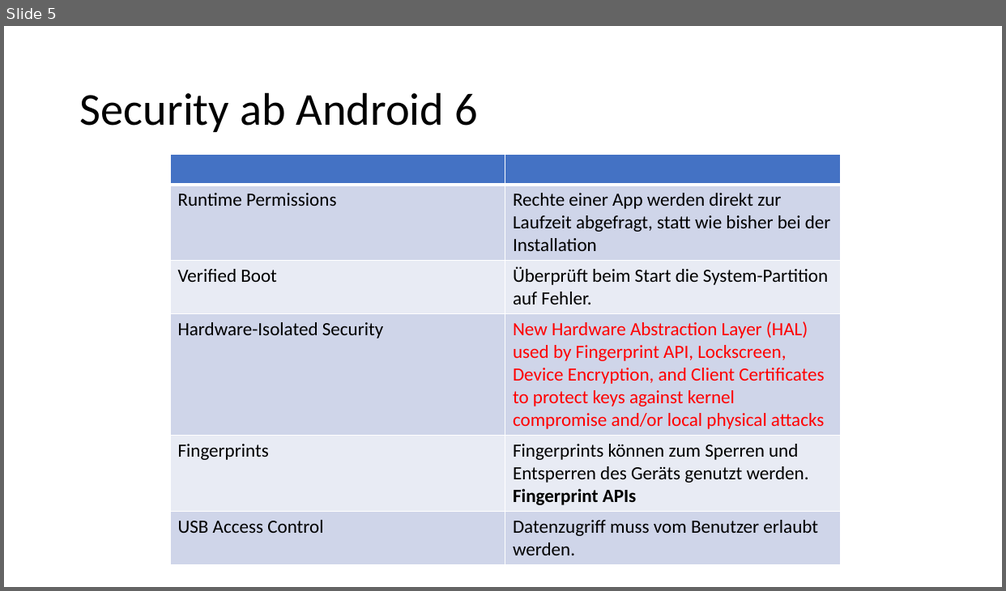
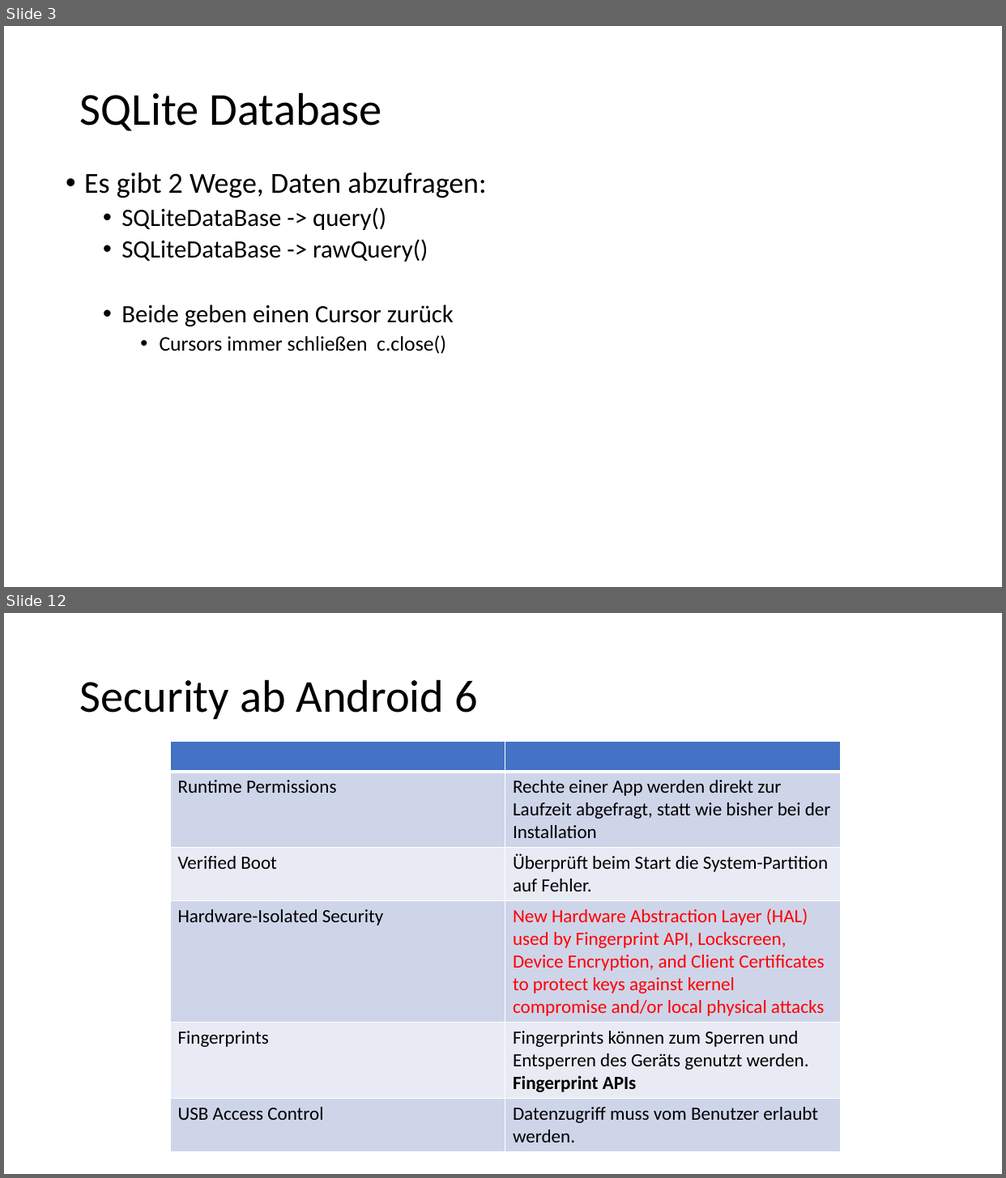
Before and after one commit to EricBuchinger/NVS_Referat, a slide deck: Android Panzenboeck.pptx. Shown one above the other, each under a label of ours: slide 5 before the commit, slides 3 and 12 after it; the slides between them are not shown. The pictures are 1006x591 and 1006x1178 pixels, drawn with LibreOffice and Linux fonts; fonts in the diff are those of the drawing. Boxes give left, top, right and bottom in pixels: in the first picture for what was removed or moved away, otherwise in the second. Text is boxed around its words. In the diff, an @@ line names an element or a change of style, - is before the commit and + after.

```diff
--- a/Android Panzenboeck.pptx
+++ b/Android Panzenboeck.pptx
@@ slide 3 added at (x1=4, y1=26, x2=1002, y2=587), background #FFFFFF @@
@@ title added at (x1=80, y1=92, x2=382, y2=131), 44 pt, text #000000 @@
+SQLite Database
@@ text added at (x1=84, y1=173, x2=486, y2=354), 24 pt, text #000000 @@
+• Es gibt 2 Wege, Daten abzufragen:
+  • SQLiteDataBase -> query()
+  • SQLiteDataBase -> rawQuery()
+  • Beide geben einen Cursor zurück
+    • Cursors immer schließen c.close()
@@ what was slide 5 is now slide 12 @@
```
Also in this commit, not shown: 2 slides changed, 9 other slides added, 2 slides removed, 4 other files.
